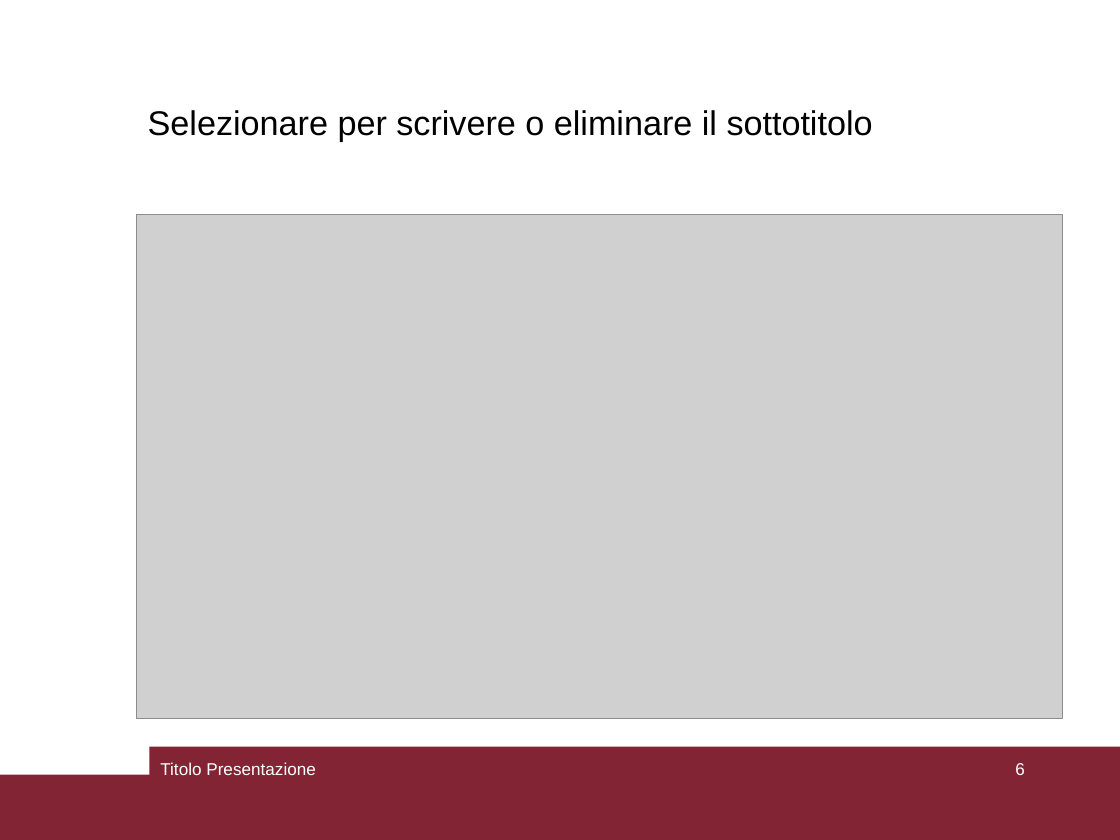
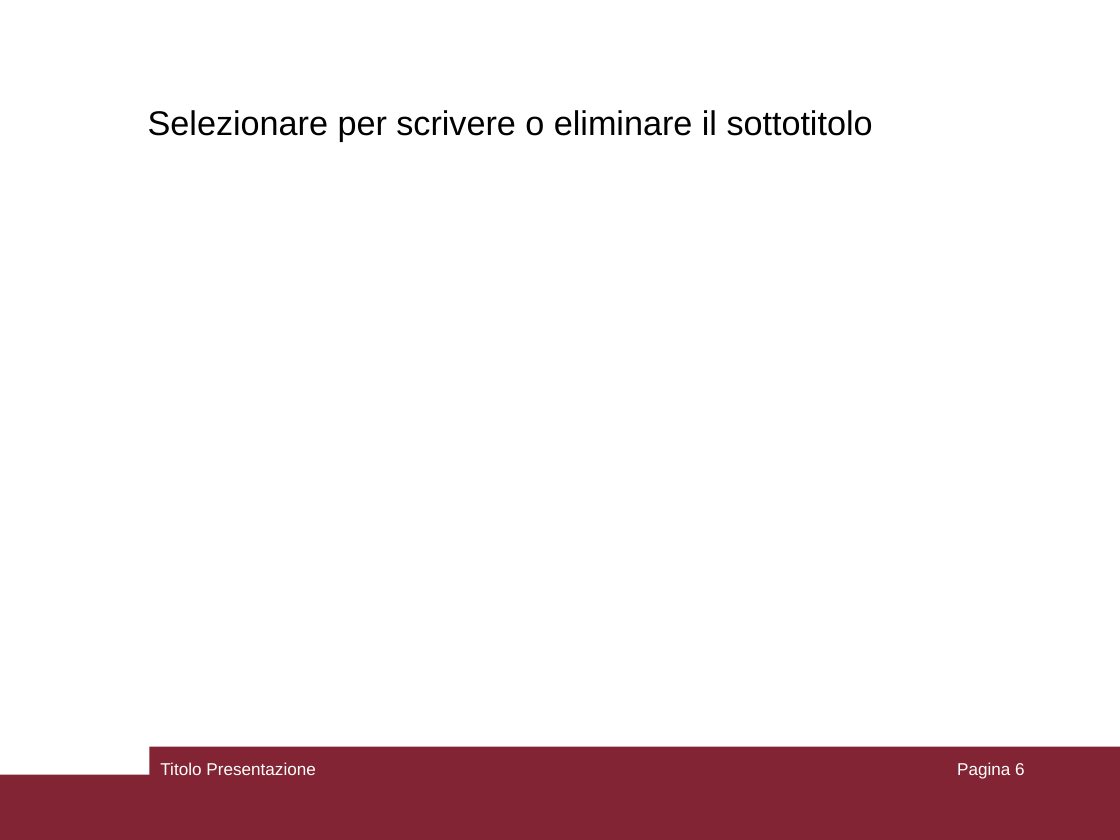
Before and after one commit to pierlucaanania/ResilienceEngineering4Minigrid_Africa, a slide deck: slide 6 of MSc Thesis/PresPptSapienza.ppt. Drawn at 1120x840 pixels with LibreOffice and Linux fonts; fonts in the diff are those of the drawing; grey boxes stand for pictures. Boxes give left, top, right and bottom in pixels: in the first picture for what was removed or moved away, otherwise in the second. Text is boxed around its words. In the diff, an @@ line names an element or a change of style, - is before the commit and + after.

```diff
--- a/MSc Thesis/PresPptSapienza.ppt
+++ b/MSc Thesis/PresPptSapienza.ppt
@@ picture removed at [137,215,1063,719] @@
@@ page number at [957,762,1025,779]: text changed @@
-6
+Pagina 6
```
Also in this commit, not shown: 2 other slides changed, 1 slide added, 1 slide removed, 1 other file.
